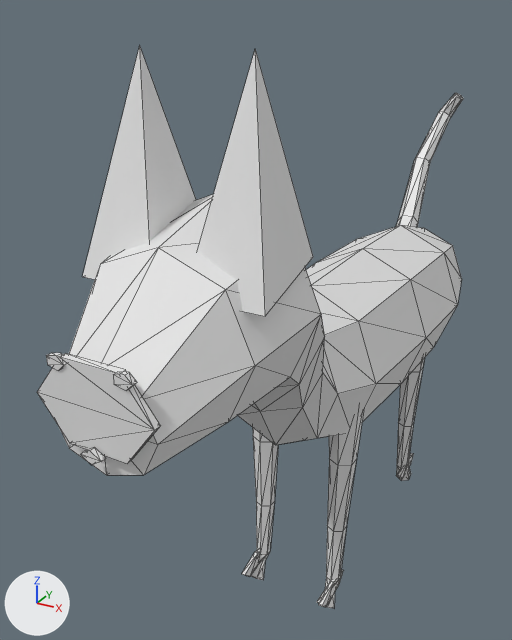
One commit to the OBJ model assets/cats/SiameseCat.obj: the scene before it, then after it.
Before and after are seen from a 50 mm lens placed at (0.74, -1.95, 1.78), pointed at (-0.26, -0.13, 0.87). The axes (+X, +Y, +Z) are drawn at lower left. The lights are the same throughout. The first picture is the older version. Mesh edges are drawn as thin lines. Where no turn or scale is listed for an object, it has been applied to the vertices.

The first picture shows 'cat_unified_body', 'detail_eye_left', 'detail_nose', 'ear_left', 'ear_right', 'leg_front_L', 'leg_front_R', 'leg_rear_R', 'mark_dark_mask', 'tail' and 4 more.
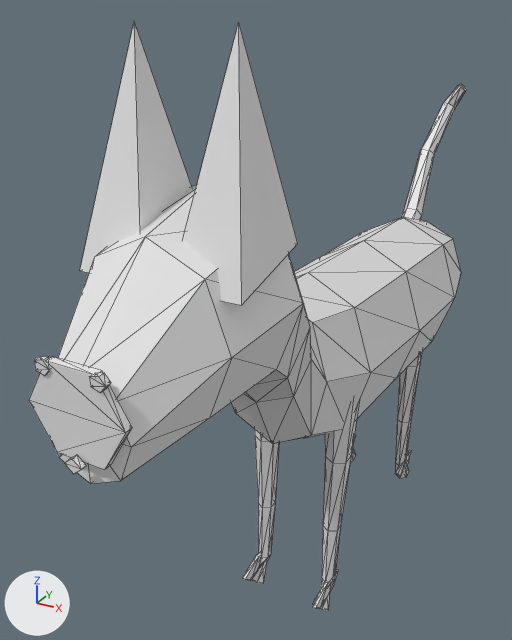
What differs and where, as boxes [x1, y1, x2, y2] in the pictures (512 x 640 px):
'cat_unified_body', reshaped (6% taller): before [59, 194, 462, 475]; after [56, 185, 461, 484]
'ear_right', reshaped: before [197, 49, 313, 316]; after [183, 22, 298, 305]
'ear_left', reshaped (7% taller): before [83, 45, 196, 279]; after [80, 22, 192, 273]
'mark_dark_mask', reshaped (17% narrower): before [37, 353, 161, 463]; after [29, 356, 132, 470]
'leg_front_R', reshaped: before [317, 411, 364, 609]; after [313, 403, 359, 610]
'tail', reshaped: before [396, 93, 463, 227]; after [401, 84, 467, 220]
'detail_nose', reshaped (11% narrower): before [80, 447, 106, 465]; after [64, 455, 87, 474]
'detail_eye_left', reshaped (10% narrower, 11% taller): before [46, 353, 65, 370]; after [34, 357, 51, 376]

The change, as a list of edits to the scene's bpy script:
```text
Change me_cat_unified_body:
    remove me_cat_unified_body.from_pydata(...)  # 82 vertices, 160 faces; spans x -0.23..0.23, y -1.16..0.8, z 0.53..1.45
    add me_cat_unified_body.from_pydata(...)  # 82 vertices, 160 faces; spans x -0.22..0.22, y -1.2..0.83, z 0.55..1.48
    me_cat_unified_body part 1: 82 of 82 vertices moved; they spanned x -0.23..0.23, y -1.16..0.8, z 0.53..1.45 and now span x -0.22..0.22, y -1.2..0.83, z 0.55..1.48; mean shift (0.0, -0.01, 0.02)
Change me_detail_eye_left:
    remove me_detail_eye_left.from_pydata(...)  # 10 vertices, 16 faces; spans x -0.0893..-0.0506, y -1.181..-1.169, z 1.2211..1.2489
    add me_detail_eye_left.from_pydata(...)  # 10 vertices, 16 faces; spans x -0.0724..-0.0409, y -1.2234..-1.211, z 1.2343..1.2635
    me_detail_eye_left part 2
    me_detail_eye_left.vertices[0].co: (-0.0506, -1.181, 1.235) -> (-0.0409, -1.2234, 1.2485)  # pixel (63, 365) -> pixel (49, 369)
    me_detail_eye_left.vertices[1].co: (-0.0654, -1.181, 1.2489) -> (-0.0528, -1.2234, 1.2628)  # pixel (56, 355) -> pixel (42, 360)
    me_detail_eye_left.vertices[2].co: (-0.0893, -1.181, 1.2436) -> (-0.0721, -1.2234, 1.2573)  # pixel (46, 355) -> pixel (34, 360)
    me_detail_eye_left.vertices[3].co: (-0.0893, -1.181, 1.2264) -> (-0.0721, -1.2234, 1.2397)  # pixel (47, 364) -> pixel (35, 370)
    me_detail_eye_left.vertices[4].co: (-0.0654, -1.181, 1.2211) -> (-0.0528, -1.2234, 1.2343)  # pixel (58, 370) -> pixel (44, 375)
    me_detail_eye_left.vertices[5].co: (-0.0506, -1.169, 1.235) -> (-0.041, -1.211, 1.2492)
    me_detail_eye_left.vertices[6].co: (-0.0654, -1.169, 1.2489) -> (-0.053, -1.211, 1.2635)  # pixel (61, 353) -> pixel (48, 356)
    me_detail_eye_left.vertices[7].co: (-0.0893, -1.169, 1.2436) -> (-0.0724, -1.211, 1.258)  # pixel (51, 352) -> pixel (39, 357)
    me_detail_eye_left.vertices[8].co: (-0.0893, -1.169, 1.2264) -> (-0.0724, -1.211, 1.2404)
    me_detail_eye_left.vertices[9].co: (-0.0654, -1.169, 1.2211) -> (-0.053, -1.211, 1.235)
Change me_detail_nose:
    remove me_detail_nose.from_pydata(...)  # 8 vertices, 12 faces; spans x -0.0236..0.0236, y -1.195..-1.183, z 1.0604..1.0896
    add me_detail_nose.from_pydata(...)  # 8 vertices, 12 faces; spans x -0.0191..0.0191, y -1.2379..-1.2255, z 1.0688..1.0994
    me_detail_nose part 3
    me_detail_nose.vertices[0].co: (0.0236, -1.195, 1.075) -> (0.019, -1.2379, 1.0837)  # pixel (101, 461) -> pixel (81, 469)
    me_detail_nose.vertices[1].co: (0.0, -1.195, 1.0896) -> (0.0, -1.2379, 1.0987)  # pixel (89, 450) -> pixel (72, 459)
    me_detail_nose.vertices[2].co: (-0.0236, -1.195, 1.075) -> (-0.019, -1.2379, 1.0837)  # pixel (80, 454) -> pixel (64, 463)
    me_detail_nose.vertices[3].co: (0.0, -1.195, 1.0604) -> (0.0, -1.2379, 1.0688)  # pixel (91, 465) -> pixel (73, 474)
    me_detail_nose.vertices[4].co: (0.0236, -1.183, 1.075) -> (0.0191, -1.2255, 1.0844)  # pixel (106, 458) -> pixel (86, 465)
    me_detail_nose.vertices[5].co: (0.0, -1.183, 1.0896) -> (0.0, -1.2255, 1.0994)  # pixel (94, 447) -> pixel (77, 454)
    me_detail_nose.vertices[6].co: (-0.0236, -1.183, 1.075) -> (-0.0191, -1.2255, 1.0844)  # pixel (84, 450) -> pixel (69, 459)
    me_detail_nose.vertices[7].co: (0.0, -1.183, 1.0604) -> (0.0, -1.2255, 1.0694)
Change me_ear_left:
    remove me_ear_left.from_pydata(...)  # 5 vertices, 6 faces; spans x -0.207..-0.036, y -0.95..-0.71, z 1.29..1.72
    add me_ear_left.from_pydata(...)  # 5 vertices, 6 faces; spans x -0.18..-0.031, y -0.984..-0.736, z 1.318..1.761
    me_ear_left part 4
    me_ear_left.vertices[0].co: (-0.207, -0.95, 1.29) -> (-0.18, -0.984, 1.318)  # pixel (82, 276) -> pixel (79, 270)
    me_ear_left.vertices[1].co: (-0.036, -0.95, 1.29) -> (-0.031, -0.984, 1.318)
    me_ear_left.vertices[2].co: (-0.055, -0.71, 1.325) -> (-0.048, -0.736, 1.357)
    me_ear_left.vertices[3].co: (-0.188, -0.71, 1.325) -> (-0.165, -0.736, 1.357)
    me_ear_left.vertices[4].co: (-0.122, -0.83, 1.72) -> (-0.107, -0.86, 1.761)  # pixel (139, 44) -> pixel (134, 20)
Change me_ear_right:
    remove me_ear_right.from_pydata(...)  # 5 vertices, 6 faces; spans x 0.036..0.207, y -0.95..-0.71, z 1.29..1.72
    add me_ear_right.from_pydata(...)  # 5 vertices, 6 faces; spans x 0.031..0.18, y -0.984..-0.736, z 1.318..1.761
    me_ear_right part 5
    me_ear_right.vertices[0].co: (0.036, -0.95, 1.29) -> (0.031, -0.984, 1.318)
    me_ear_right.vertices[1].co: (0.207, -0.95, 1.29) -> (0.18, -0.984, 1.318)  # pixel (265, 316) -> pixel (241, 305)
    me_ear_right.vertices[2].co: (0.188, -0.71, 1.325) -> (0.165, -0.736, 1.357)  # pixel (313, 256) -> pixel (297, 243)
    me_ear_right.vertices[3].co: (0.055, -0.71, 1.325) -> (0.048, -0.736, 1.357)
    me_ear_right.vertices[4].co: (0.122, -0.83, 1.72) -> (0.107, -0.86, 1.761)  # pixel (255, 48) -> pixel (238, 21)
Change me_leg_front_r:
    remove me_leg_front_r.from_pydata(...)  # 32 vertices, 60 faces; spans x 0.076..0.173, y -0.404..-0.248, z 0.062..0.812
    add me_leg_front_r.from_pydata(...)  # 32 vertices, 60 faces; spans x 0.071..0.162, y -0.419..-0.257, z 0.062..0.847
    me_leg_front_r part 6: 32 of 32 vertices moved; they spanned x 0.076..0.173, y -0.404..-0.248, z 0.062..0.812 and now span x 0.071..0.162, y -0.419..-0.257, z 0.062..0.847; mean shift (-0.01, -0.013, 0.012)
Change me_mark_dark_mask:
    remove me_mark_dark_mask.from_pydata(...)  # 12 vertices, 20 faces; spans x -0.128..0.128, y -1.177..-1.161, z 1.074..1.246
    add me_mark_dark_mask.from_pydata(...)  # 12 vertices, 20 faces; spans x -0.104..0.104, y -1.219..-1.203, z 1.084..1.261
    me_mark_dark_mask part 7: 12 of 12 vertices moved; they spanned x -0.128..0.128, y -1.177..-1.161, z 1.074..1.246 and now span x -0.104..0.104, y -1.219..-1.203, z 1.084..1.261; mean shift (0.0, -0.042, 0.012)
Change me_tail:
    remove me_tail.from_pydata(...)  # 32 vertices, 60 faces; spans x -0.149..0.024, y 0.506..1.256, z 0.773..1.451
    add me_tail.from_pydata(...)  # 32 vertices, 60 faces; spans x -0.139..0.023, y 0.522..1.299, z 0.791..1.486
    me_tail part 8: the whole mesh is multiplied about its middle by the matrix ((0.935, 0.0, 0.0), (0.0, 1.035, 0.0), (0.0, 0.0, 1.025)), then moved by (0.004, 0.03, 0.026)
```
